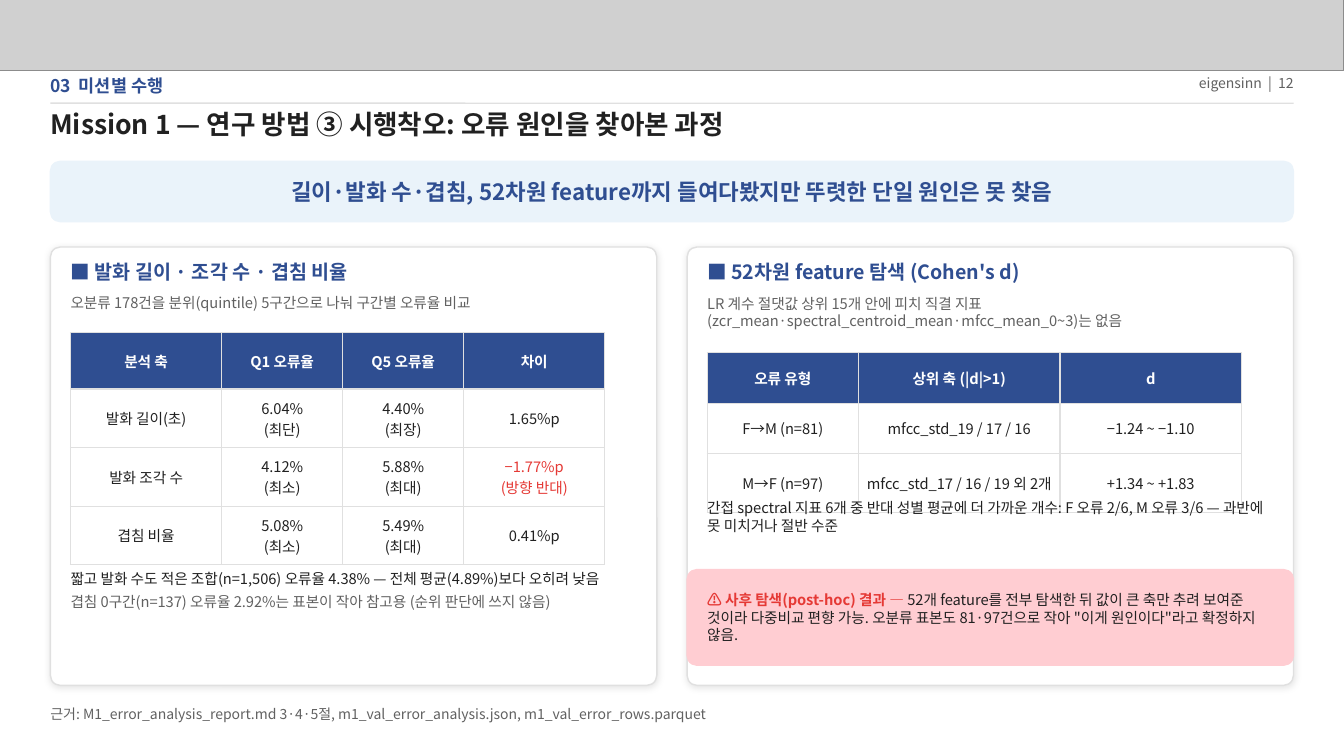
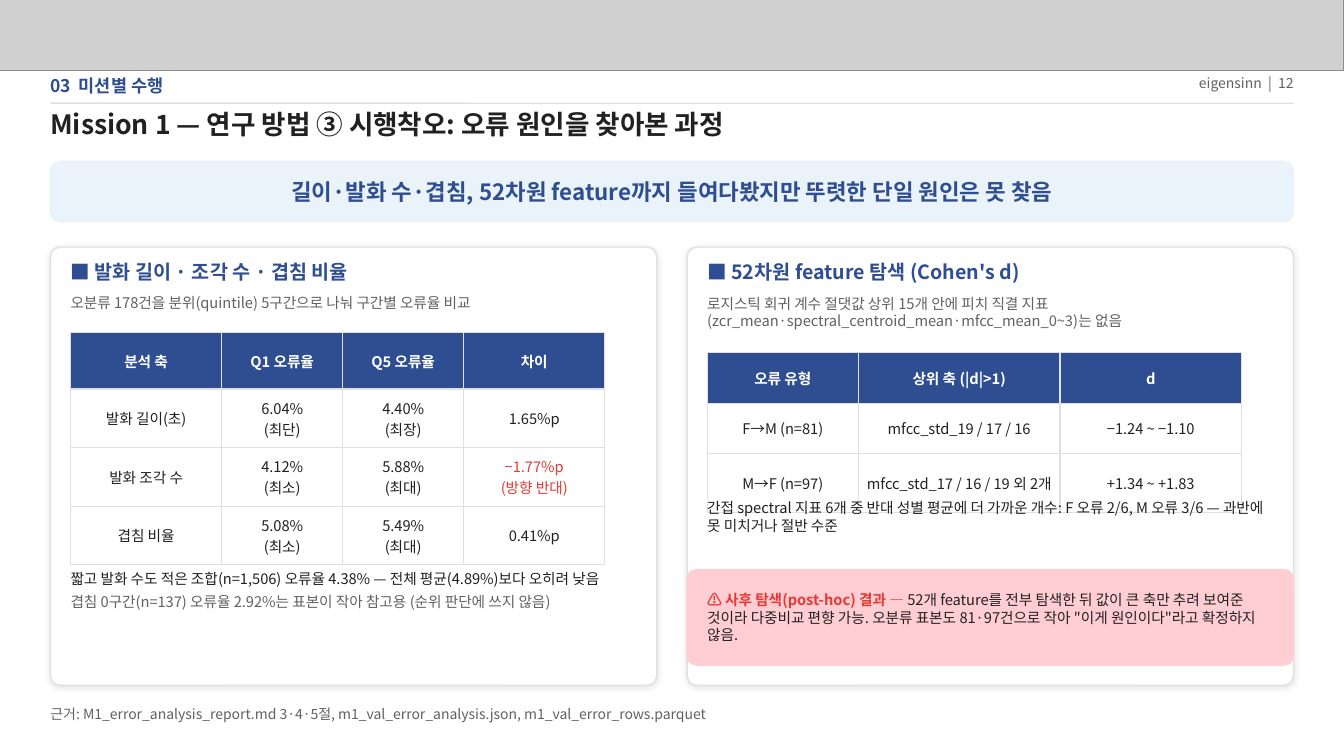
Before and after one commit to eigensinn-dcc2026/prelim, a slide deck: slide 12 of ppt/DCC2026_예선_결과정리.pptx. Drawn at 1344x756 pixels with LibreOffice and Linux fonts; fonts in the diff are those of the drawing; grey boxes stand for pictures. Boxes give left, top, right and bottom in pixels: in the first picture for what was removed or moved away, otherwise in the second. Text is boxed around its words. In the diff, an @@ line names an element or a change of style, - is before the commit and + after.

```diff
--- a/ppt/DCC2026_예선_결과정리.pptx
+++ b/ppt/DCC2026_예선_결과정리.pptx
@@ text at box(707, 297, 1122, 330): text changed @@
-LR 계수 절댓값 상위 15개 안에 피치 직결 지표(zcr_mean·spectral_centroid_mean·mfcc_mean_0~3)는 없음
+로지스틱 회귀 계수 절댓값 상위 15개 안에 피치 직결 지표(zcr_mean·spectral_centroid_mean·mfcc_mean_0~3)는 없음
```
Also in this commit, not shown: 8 other slides changed, 1 other file.
